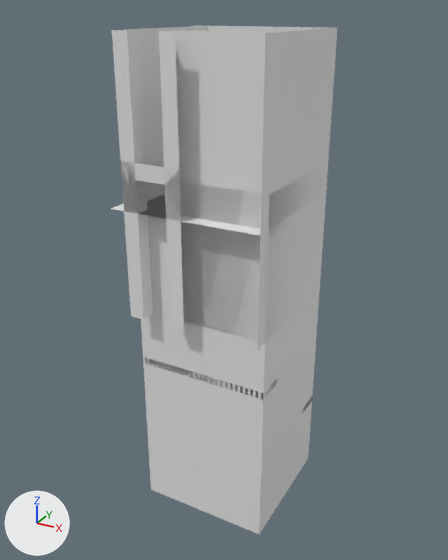
Before and after pictures for a commit that changed the Blender file assets/Models/LevelSets/LevelTransitionStaircase.blend.
Before and after are seen from a 50 mm camera at (22.3, -28.3, 11.1) aimed at (4.0, 5.2, -5.6). Every picture has the same lights, and +X, +Y and +Z are marked at lower left.

Script lines for the objects in view, before the commit:
```python
me_cube_001 = bpy.data.meshes.new('Cube.001')
me_cube_001.from_pydata(...)  # 24 vertices, 17 faces; spans x 0.0..9.0, y 0.0..10.0, z -22.0..3.0
me_cube_002 = bpy.data.meshes.new('Cube.002')
me_cube_002.from_pydata(...)  # a box spanning x 0.0..9.0, y 8.0..10.0, z -16.5..-16.0; a box spanning x 0.0..9.0, y 1.0..3.0, z -11.0..-10.5; a box spanning x 0.0..9.0, y 8.0..10.0, z -5.0..-4.5; a box spanning x 0.0..9.0, y 1.0..3.0, z -0.5..0.0
me_cube_003 = bpy.data.meshes.new('Cube.003')
me_cube_003.from_pydata(...)  # a box spanning x 4.0..5.0, y 3.0..8.0, z -22.0..4.0
me_plane = bpy.data.meshes.new('Plane')
me_plane.from_pydata(...)  # 168 vertices, 80 faces; spans x 0.0..9.0, y 3.0..8.0, z -22.0..0.0
me_plane_001 = bpy.data.meshes.new('Plane.001')
me_plane_001.from_pydata(...)  # 42 vertices, 20 faces; spans x 5.0..9.0, y 3.0..8.0, z 0.0..5.0
me_plane_002 = bpy.data.meshes.new('Plane.002')
me_plane_002.from_pydata(...)  # 46 vertices, 20 faces; spans x -1.0..9.0, y 0.0..10.0, z -7.0..10.0
ob_coll = bpy.data.objects.new('COLL', me_plane_002)
ob_coll.location = (0.0, 0.0, 0.0)
ob_cube = bpy.data.objects.new('Cube', me_cube_001)
ob_cube.location = (0.0, 0.0, 0.0)
ob_cube_001 = bpy.data.objects.new('Cube.001', me_cube_002)
ob_cube_001.location = (0.0, 0.0, 0.0)
ob_cube_002 = bpy.data.objects.new('Cube.002', me_cube_003)
ob_cube_002.location = (0.0, 0.0, 0.0)
ob_plane = bpy.data.objects.new('Plane', me_plane)
ob_plane.location = (0.0, 0.0, 0.0)
ob_plane_001 = bpy.data.objects.new('Plane.001', me_plane_001)
ob_plane_001.location = (0.0, 0.0, 0.0)
```
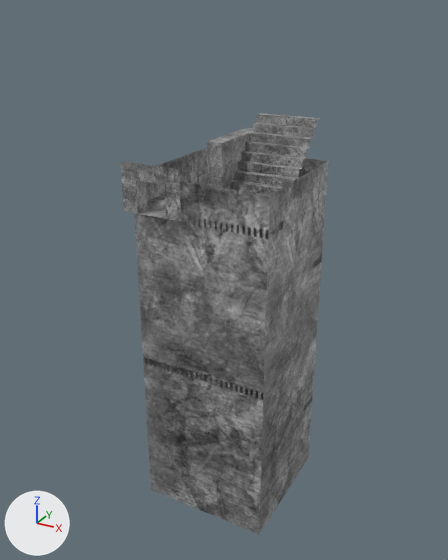
Patch to the scene script:
```diff
--- a/assets/Models/LevelSets/LevelTransitionStaircase.blend.py
+++ b/assets/Models/LevelSets/LevelTransitionStaircase.blend.py
@@ img_rocktexture_png @@
+img_rocktexture_png = load_image('RockTexture.png', '../../Textures/RockTexture.png', 500, 500, 'sRGB')
@@ mat_material @@
+mat_material = principled_material('Material')
+mat_material.texture = img_rocktexture_png
@@ me_cube_001 @@
 me_cube_001.from_pydata(...)  # 24 vertices, 17 faces; spans x 0.0..9.0, y 0.0..10.0, z -22.0..3.0
 # used by ob_cube; location = (0.0, 0.0, 0.0)
+# me_cube_001 part 1: texture (UV) coordinates of 17 of 17 faces, centred in x 0.0..9.0, y 0.0..10.0, z -11.0..2.5, changed; they spanned u 0.38..0.62, v 0.0..1.0 and now span u 0.44..0.8, v 0.09..0.79
+me_cube_001.materials.append(mat_material)  # picture img_rocktexture_png
@@ me_plane @@
 me_plane.from_pydata(...)  # 168 vertices, 80 faces; spans x 0.0..9.0, y 3.0..8.0, z -22.0..0.0
 # used by ob_plane; location = (0.0, 0.0, 0.0)
+# me_plane part 2: texture (UV) coordinates of 80 of 80 faces, centred in x 2.0..7.0, y 3.0..8.0, z -21.8..0.0, changed; they spanned u 0.0..1.0, v 0.0..1.0 and now span u 0.26..0.89, v -1.02..0.74
+me_plane.materials.append(mat_material)  # picture img_rocktexture_png
@@ me_cube_002 @@
 me_cube_002.from_pydata(...)  # 32 vertices, 24 faces; spans x 0.0..9.0, y 1.0..10.0, z -16.5..0.0
 # used by ob_cube_001; location = (0.0, 0.0, 0.0)
+# me_cube_002 part 3: texture (UV) coordinates of 24 of 24 faces, centred in x 0.0..9.0, y 1.0..10.0, z -16.5..0.0, changed; they spanned u 0.12..0.88, v 0.0..1.0 and now span u 0.5..1.11, v -0.5..1.11
+me_cube_002.materials.append(mat_material)  # picture img_rocktexture_png
@@ me_cube_003 @@
 me_cube_003.from_pydata(...)  # 8 vertices, 6 faces; spans x 4.0..5.0, y 3.0..8.0, z -22.0..4.0
 # used by ob_cube_002; location = (0.0, 0.0, 0.0)
+# me_cube_003 part 4: texture (UV) coordinates of 6 of 6 faces, centred in x 4.0..5.0, y 3.0..8.0, z -22.0..4.0, changed; they spanned u 0.12..0.88, v 0.0..1.0 and now span u 0.23..0.65, v -1.57..0.95
+me_cube_003.materials.append(mat_material)  # picture img_rocktexture_png
@@ me_plane_001 @@
 me_plane_001.from_pydata(...)  # 42 vertices, 20 faces; spans x 5.0..9.0, y 3.0..8.0, z 0.0..5.0
 # used by ob_plane_001; location = (0.0, 0.0, 0.0)
+# me_plane_001 part 5: texture (UV) coordinates of 20 of 20 faces, centred in x 7.0, y 3.0..7.75, z 0.25..5.0, changed; they spanned u 0.0..1.0, v 0.0..1.0 and now span u 0.4..0.95, v -0.06..1.03
+me_plane_001.materials.append(mat_material)  # picture img_rocktexture_png
@@ ob_coll @@
 ob_coll.location = (0.0, 0.0, 0.0)
+ob_coll.hide_set(True)
```

Where the change shows, as pixel boxes (x1, y1, x2, y2) in the pictures (448 x 560 px):
'Cube', recoloured, surface changed
    both: (121, 148, 328, 534)
'COLL', hidden
    before: (111, 25, 337, 350)
'Plane.001', recoloured, surface changed
    both: (230, 113, 319, 195)
'Cube.002', recoloured, surface changed
    both: (207, 128, 253, 189)
'Cube.001', recoloured, surface changed
    both: (136, 199, 322, 413)
'Plane', recoloured, surface changed
    both: (154, 195, 165, 201)
part 1 of me_cube_001, surface changed
    before: (121, 161, 325, 534)
    after: (121, 148, 328, 534)
part 3 of me_cube_002, surface changed
    before: (143, 200, 312, 413)
    after: (136, 199, 322, 413)
part 4 of me_cube_003, surface changed
    after: (207, 128, 253, 189)
part 5 of me_plane_001, surface changed
    after: (230, 113, 319, 195)
